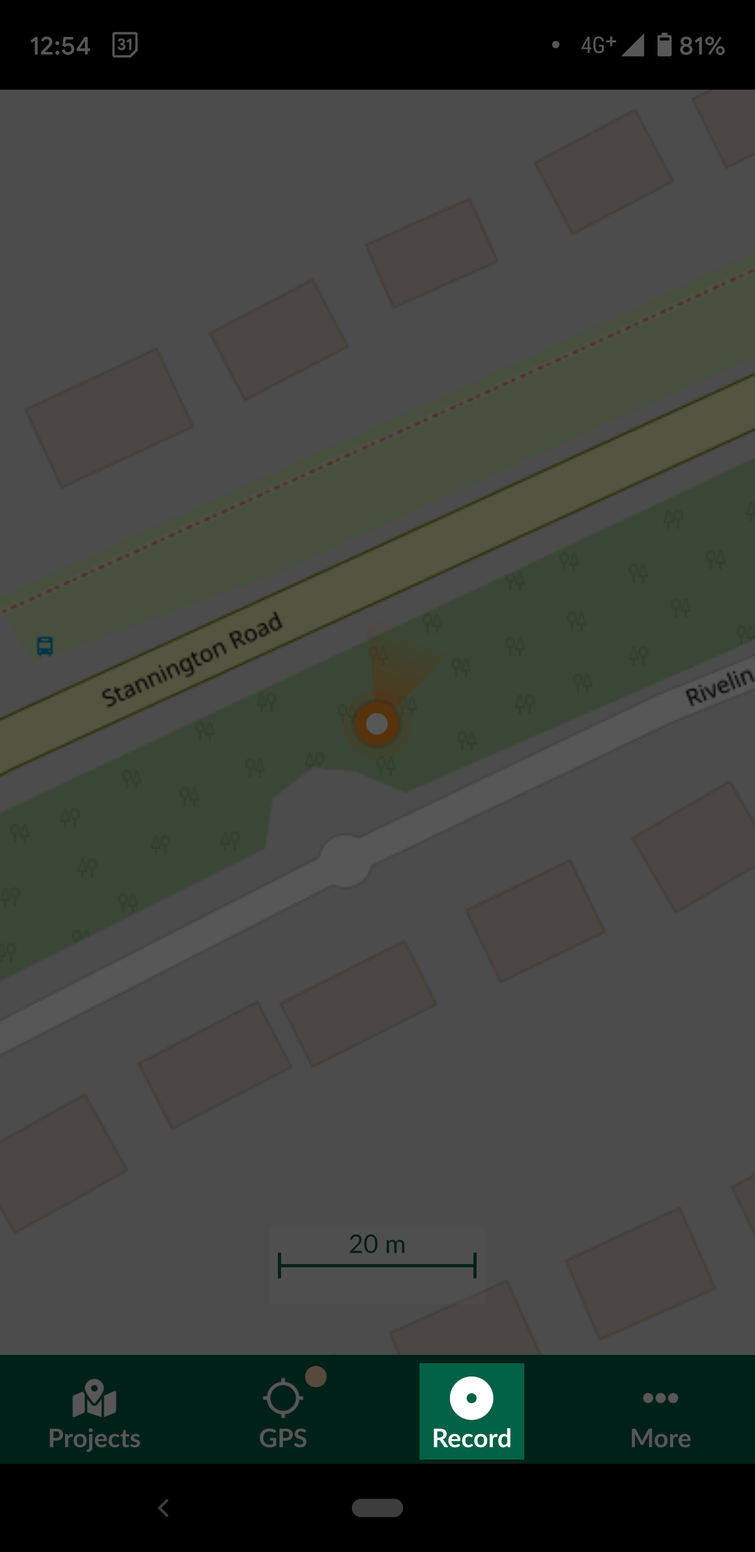
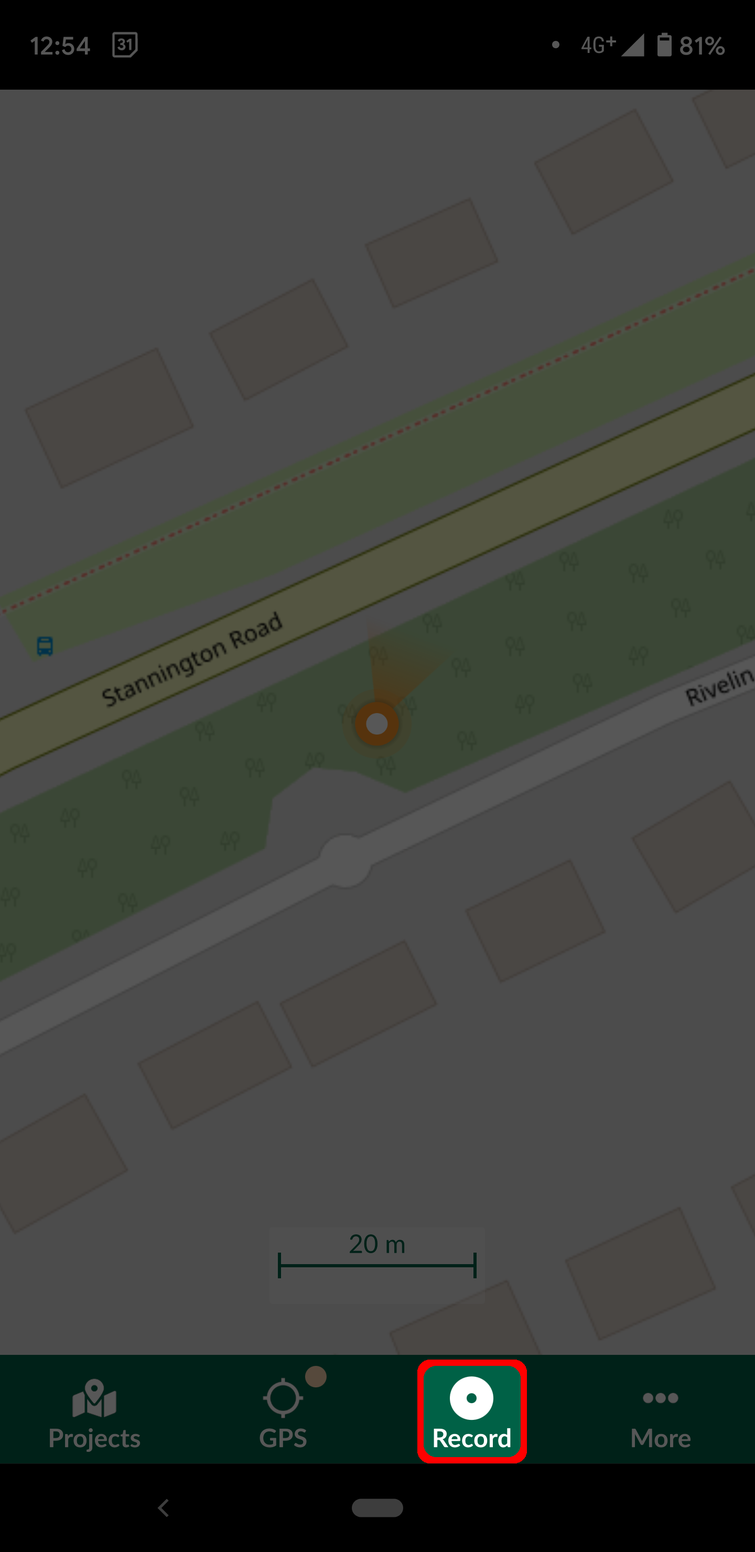
The second 755 x 1552 image is a revision of the first. Changes to its layers:
added layer "Red" above "Black" over [417, 1359, 528, 1464]
painted on "Black" over [419, 1363, 525, 1461]
